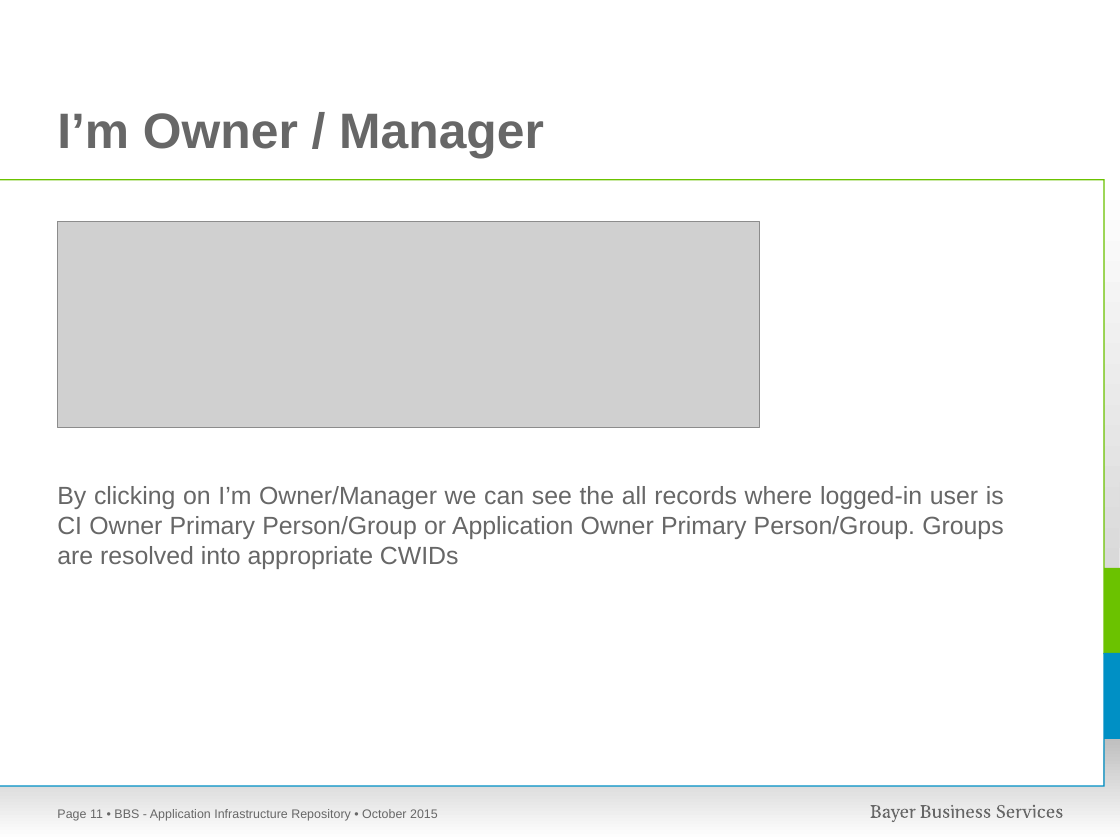
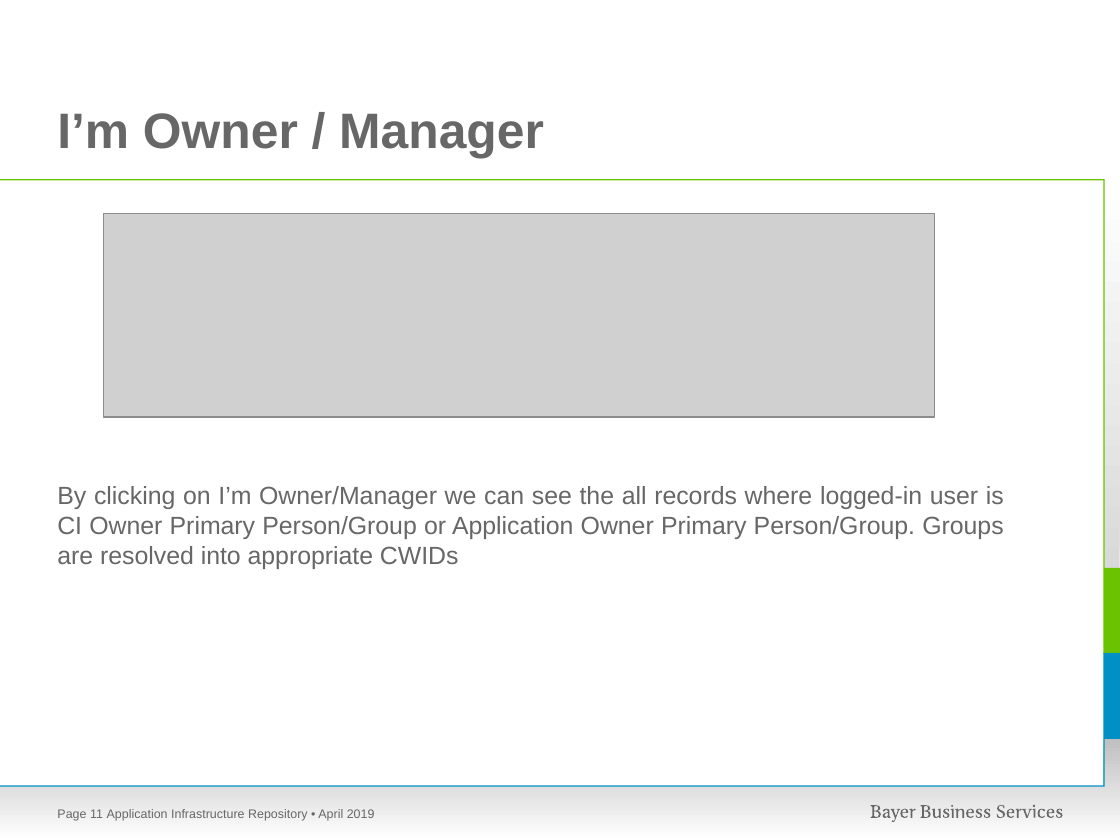
Before and after one commit to kavitamohite/AIR, a slide deck: slide 11 of AIR_2.00/WebRoot/doc/TrainingManual.pptx. Drawn at 1120x840 pixels with LibreOffice and Linux fonts; fonts in the diff are those of the drawing; grey boxes stand for pictures; background and template pictures are left out. Boxes give left, top, right and bottom in pixels: in the first picture for what was removed or moved away, otherwise in the second. Text is boxed around its words. In the diff, an @@ line names an element or a change of style, - is before the commit and + after.

```diff
--- a/AIR_2.00/WebRoot/doc/TrainingManual.pptx
+++ b/AIR_2.00/WebRoot/doc/TrainingManual.pptx
@@ picture: place and size @@
-picture at bbox=[57, 222, 759, 428]
+picture at bbox=[103, 213, 935, 417]
@@ text at bbox=[107, 809, 375, 821]: text changed @@
-• BBS - Application Infrastructure Repository • October 2015
+Application Infrastructure Repository • April 2019
```
Also in this commit, not shown: 29 other slides changed, 9 slides added, 6 other files.
